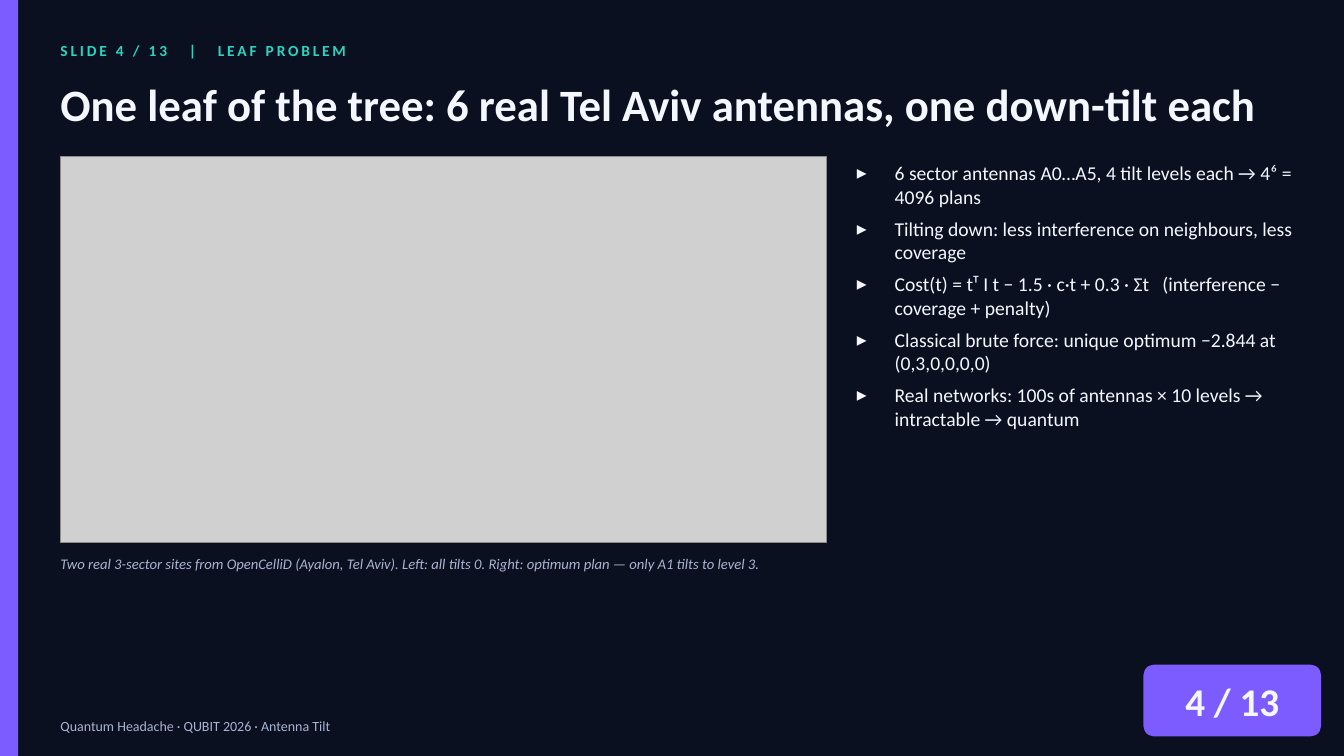
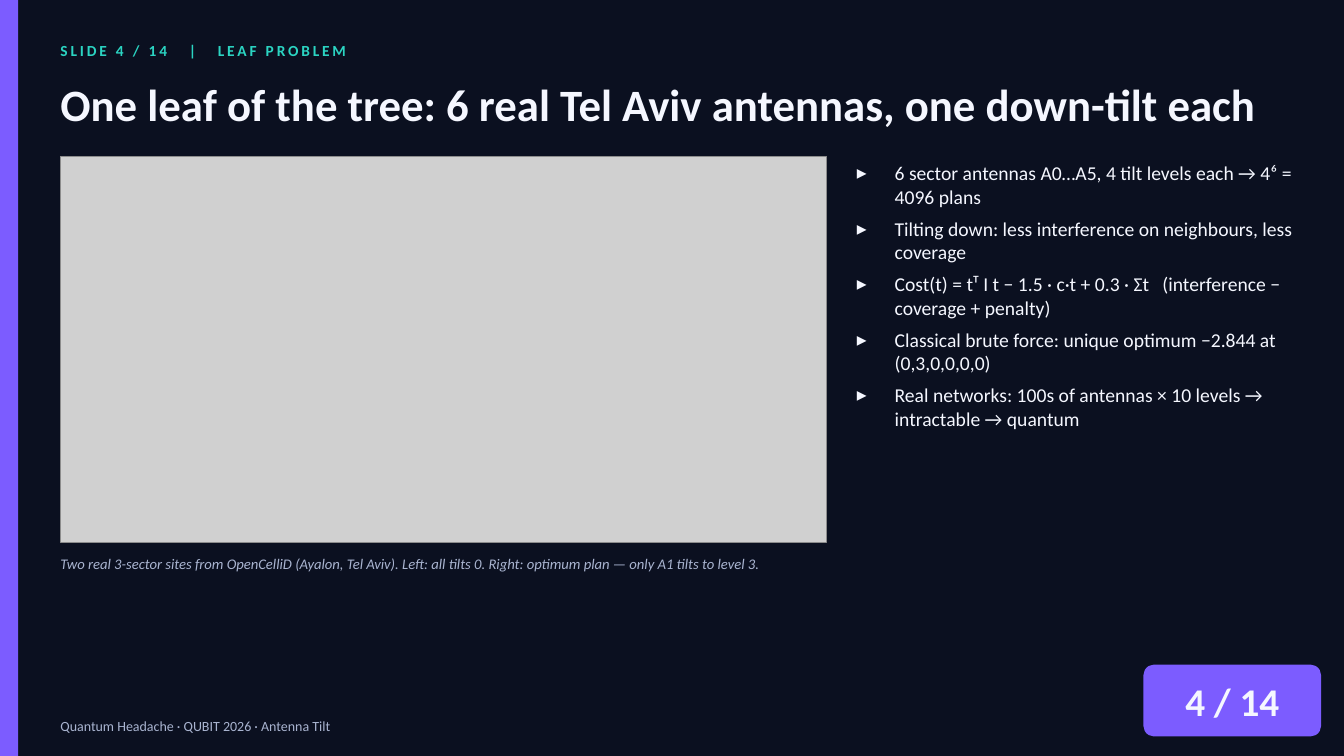
Before and after one commit to zuwasi/quantum-headache-antenna-tilt, a slide deck: slide 4 of presentation/QuantumHeadache_AntennaTilt.pptx. Drawn at 1344x756 pixels with LibreOffice and Linux fonts; fonts in the diff are those of the drawing; grey boxes stand for pictures. Boxes give left, top, right and bottom in pixels: in the first picture for what was removed or moved away, otherwise in the second. Text is boxed around its words. In the diff, an @@ line names an element or a change of style, - is before the commit and + after.

```diff
--- a/presentation/QuantumHeadache_AntennaTilt.pptx
+++ b/presentation/QuantumHeadache_AntennaTilt.pptx
@@ text at (60, 46, 346, 56): text changed @@
-SLIDE 4 / 13 | LEAF PROBLEM
+SLIDE 4 / 14 | LEAF PROBLEM
@@ text at (1185, 690, 1280, 716): text changed @@
-4 / 13
+4 / 14
```
Also in this commit, not shown: 12 other slides changed, 1 slide added, 3 other files.
